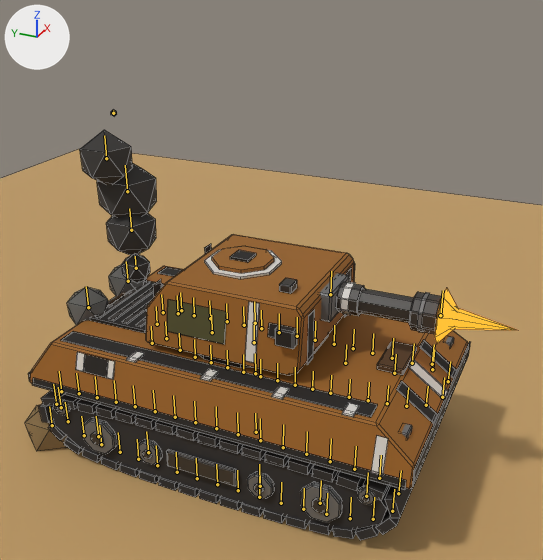
The Blender file resources/3d/jackal_tank_lowpoly.blend, before and after one commit.
Rendered twice from a 50 mm lens placed at (-9.94, -4.77, 7.98), pointed at (0.26, -0.18, 2.89). Arrows for +X, +Y and +Z are at upper left; the lights stay in place. The first picture is the older version. Both versions are drawn at frame 20 of the action 'Burn'; the numbers are the values there. The bones that bend it are drawn over the model as lines. Mesh edges are drawn as thin lines.

In view in the first picture: 'Ground', 'Tank'.
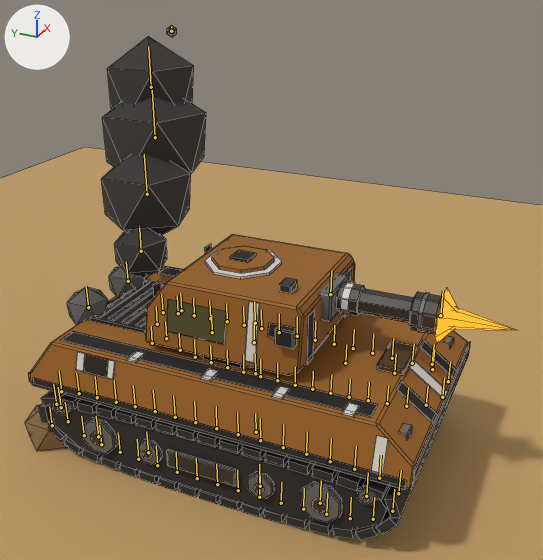
Where the change shows, as pixel boxes (x1, y1, x2, y2) in the pictures (543 x 560 px):
'Tank', posed (19% taller)
    before: (25, 109, 516, 541)
    after: (25, 25, 516, 541)
bone 'Smoke.0', root to tip
    before: (106, 158) to (104, 135)
    after: (151, 87) to (148, 46)
bone 'Smoke.1', root to tip
    before: (113, 113) to (113, 110)
    after: (171, 31) to (171, 26)
bone 'Smoke.2', root to tip
    before: (136, 268) to (135, 256)
    after: (141, 251) to (139, 228)
bone 'Smoke.3', root to tip
    before: (131, 230) to (129, 208)
    after: (147, 194) to (144, 154)
bone 'Smoke.4', root to tip
    before: (127, 191) to (125, 165)
    after: (155, 137) to (152, 90)

The edits, one by one:
Bone 'Smoke.0' (bone_smoke_0) moves from (-0.24, 2.53, -0.4) to (1.68, 3.33, -0.71).
Bone 'Smoke.0' (bone_smoke_0) is rescaled from (0.94, 0.94, 0.94) to (1.75, 1.75, 1.75).
Bone 'Smoke.1' (bone_smoke_1) moves from (0.19, 3.17, -0.5) to (2.76, 4.17, -0.89).
Bone 'Smoke.1' (bone_smoke_1) is rescaled from (0.12, 0.12, 0.12) to (0.22, 0.22, 0.22).
Bone 'Smoke.2' (bone_smoke_2) moves from (-0.1, 0.61, -0.1) to (0.2, 0.81, -0.17).
Bone 'Smoke.2' (bone_smoke_2) is rescaled from (0.56, 0.56, 0.56) to (1.04, 1.04, 1.04).
Bone 'Smoke.3' (bone_smoke_3) moves from (0.0, 1.25, -0.2) to (0.77, 1.65, -0.35).
Bone 'Smoke.3' (bone_smoke_3) is rescaled from (0.96, 0.96, 0.96) to (1.79, 1.79, 1.79).
Bone 'Smoke.4' (bone_smoke_4) moves from (0.11, 1.89, -0.3) to (1.42, 2.49, -0.53).
Bone 'Smoke.4' (bone_smoke_4) is rescaled from (1.13, 1.13, 1.13) to (2.11, 2.11, 2.11).
